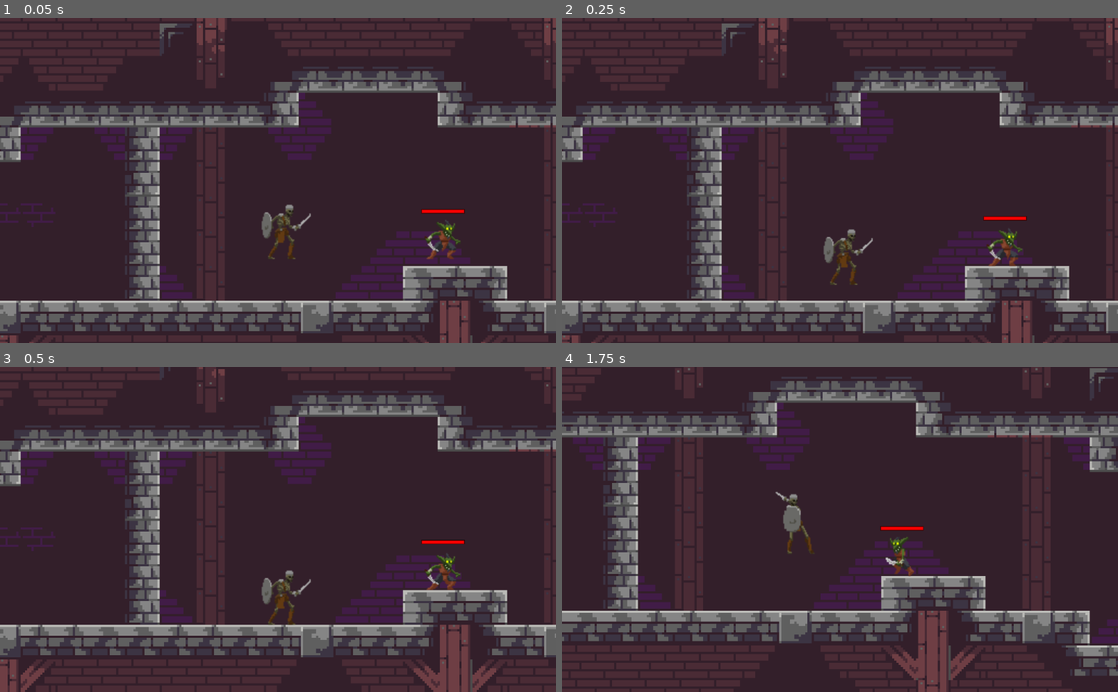
Above: before the commit, frames 1-4 (two rows, left to right).
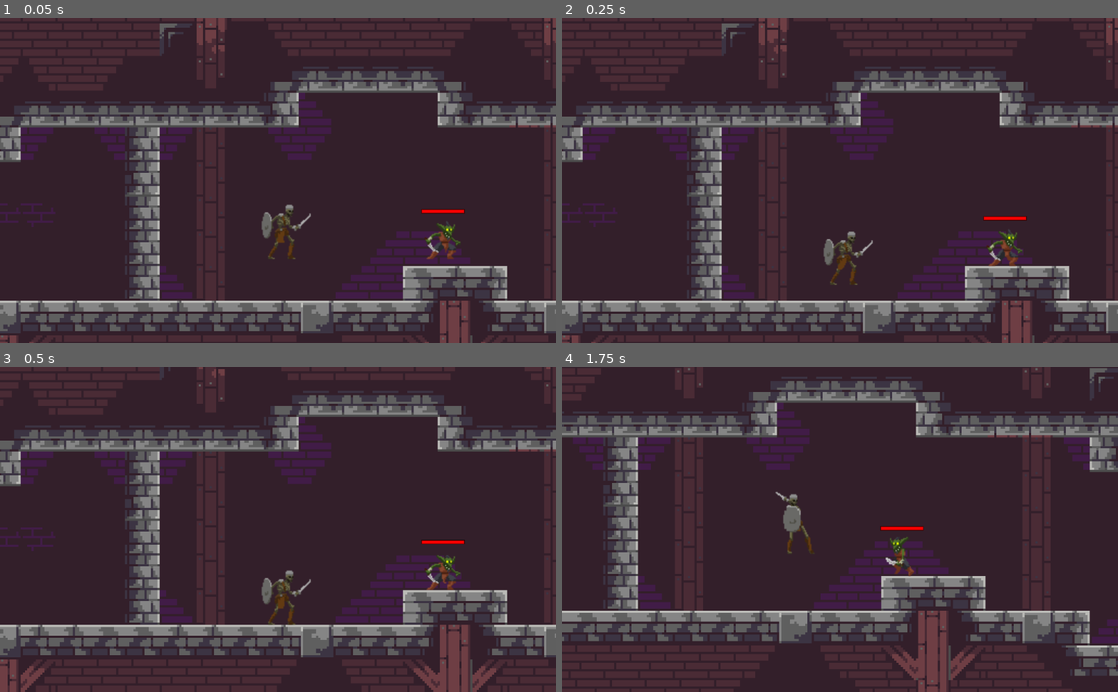
Above: after the commit, the same moments.

Repository: marcotmotta/rpg-godot
Game: Godot game, scene res://Map1.tscn
Same seed, same stepped clock (60 frames per second), same inputs: the game is played once before the commit and once after it.
Inputs:
- Up to frame 1 (0.05 s): no input
- Up to frame 2 (0.25 s): no input
- Up to frame 3 (0.5 s): no input
- Up to frame 4 (1.75 s): hold D (right) from 0.53 s (still down); tap Space (attack) at 0.6, 1.55 s; tap Up (up) at 0.77, 0.8, 1.07, 1.35, 1.52 s

The runs differ from the first frame. In frame 1, 0.1% of the frame differs, in the area x 49-83%, y 62-75%; in frame 2, 0.4%, in the area x 47-83%, y 64-78%; in frame 3, 0.1%; in frame 4, nothing differs.

Commit message:
Improving player actions.

Diff:
--- a/RPG/EnemyGoblin.tscn
+++ b/RPG/EnemyGoblin.tscn
@@ -27,164 +27,164 @@
 atlas = ExtResource( 1 )
 region = Rect2( 450, 0, 150, 150 )
 
+[sub_resource type="AtlasTexture" id=5]
+flags = 4
+atlas = ExtResource( 5 )
+region = Rect2( 0, 0, 150, 150 )
+
+[sub_resource type="AtlasTexture" id=6]
+flags = 4
+atlas = ExtResource( 5 )
+region = Rect2( 150, 0, 150, 150 )
+
+[sub_resource type="AtlasTexture" id=7]
+flags = 4
+atlas = ExtResource( 5 )
+region = Rect2( 300, 0, 150, 150 )
+
+[sub_resource type="AtlasTexture" id=8]
+flags = 4
+atlas = ExtResource( 5 )
+region = Rect2( 450, 0, 150, 150 )
+
+[sub_resource type="AtlasTexture" id=9]
+flags = 4
+atlas = ExtResource( 3 )
+region = Rect2( 0, 0, 150, 150 )
+
+[sub_resource type="AtlasTexture" id=10]
+flags = 4
+atlas = ExtResource( 3 )
+region = Rect2( 150, 0, 150, 150 )
+
+[sub_resource type="AtlasTexture" id=11]
+flags = 4
+atlas = ExtResource( 3 )
+region = Rect2( 300, 0, 150, 150 )
+
+[sub_resource type="AtlasTexture" id=12]
+flags = 4
+atlas = ExtResource( 3 )
+region = Rect2( 450, 0, 150, 150 )
+
+[sub_resource type="AtlasTexture" id=13]
+flags = 4
+atlas = ExtResource( 3 )
+region = Rect2( 600, 0, 150, 150 )
+
+[sub_resource type="AtlasTexture" id=14]
+flags = 4
+atlas = ExtResource( 3 )
+region = Rect2( 750, 0, 150, 150 )
+
+[sub_resource type="AtlasTexture" id=15]
+flags = 4
+atlas = ExtResource( 3 )
+region = Rect2( 900, 0, 150, 150 )
+
+[sub_resource type="AtlasTexture" id=16]
+flags = 4
+atlas = ExtResource( 3 )
+region = Rect2( 1050, 0, 150, 150 )
+
+[sub_resource type="AtlasTexture" id=17]
+flags = 4
+atlas = ExtResource( 4 )
+region = Rect2( 0, 0, 150, 150 )
+
+[sub_resource type="AtlasTexture" id=18]
+flags = 4
+atlas = ExtResource( 4 )
+region = Rect2( 150, 0, 150, 150 )
+
+[sub_resource type="AtlasTexture" id=19]
+flags = 4
+atlas = ExtResource( 4 )
+region = Rect2( 300, 0, 150, 150 )
+
+[sub_resource type="AtlasTexture" id=20]
+flags = 4
+atlas = ExtResource( 4 )
+region = Rect2( 450, 0, 150, 150 )
+
+[sub_resource type="AtlasTexture" id=21]
+flags = 4
+atlas = ExtResource( 6 )
+region = Rect2( 0, 0, 150, 150 )
+
+[sub_resource type="AtlasTexture" id=22]
+flags = 4
+atlas = ExtResource( 6 )
+region = Rect2( 150, 0, 150, 150 )
+
+[sub_resource type="AtlasTexture" id=23]
+flags = 4
+atlas = ExtResource( 6 )
+region = Rect2( 300, 0, 150, 150 )
+
+[sub_resource type="AtlasTexture" id=24]
+flags = 4
+atlas = ExtResource( 6 )
+region = Rect2( 450, 0, 150, 150 )
+
+[sub_resource type="AtlasTexture" id=25]
+flags = 4
+atlas = ExtResource( 6 )
+region = Rect2( 600, 0, 150, 150 )
+
+[sub_resource type="AtlasTexture" id=26]
+flags = 4
+atlas = ExtResource( 6 )
+region = Rect2( 750, 0, 150, 150 )
+
 [sub_resource type="AtlasTexture" id=27]
 flags = 4
-atlas = ExtResource( 3 )
-region = Rect2( 0, 0, 150, 150 )
+atlas = ExtResource( 6 )
+region = Rect2( 900, 0, 150, 150 )
 
 [sub_resource type="AtlasTexture" id=28]
 flags = 4
-atlas = ExtResource( 3 )
-region = Rect2( 150, 0, 150, 150 )
-
-[sub_resource type="AtlasTexture" id=29]
-flags = 4
-atlas = ExtResource( 3 )
-region = Rect2( 300, 0, 150, 150 )
-
-[sub_resource type="AtlasTexture" id=30]
-flags = 4
-atlas = ExtResource( 3 )
-region = Rect2( 450, 0, 150, 150 )
-
-[sub_resource type="AtlasTexture" id=31]
-flags = 4
-atlas = ExtResource( 3 )
-region = Rect2( 600, 0, 150, 150 )
-
-[sub_resource type="AtlasTexture" id=32]
-flags = 4
-atlas = ExtResource( 3 )
-region = Rect2( 750, 0, 150, 150 )
-
-[sub_resource type="AtlasTexture" id=33]
-flags = 4
-atlas = ExtResource( 3 )
-region = Rect2( 900, 0, 150, 150 )
-
-[sub_resource type="AtlasTexture" id=34]
-flags = 4
-atlas = ExtResource( 3 )
+atlas = ExtResource( 6 )
 region = Rect2( 1050, 0, 150, 150 )
 
-[sub_resource type="AtlasTexture" id=19]
-flags = 4
-atlas = ExtResource( 5 )
-region = Rect2( 0, 0, 150, 150 )
-
-[sub_resource type="AtlasTexture" id=20]
-flags = 4
-atlas = ExtResource( 5 )
-region = Rect2( 150, 0, 150, 150 )
-
-[sub_resource type="AtlasTexture" id=21]
-flags = 4
-atlas = ExtResource( 5 )
-region = Rect2( 300, 0, 150, 150 )
-
-[sub_resource type="AtlasTexture" id=22]
-flags = 4
-atlas = ExtResource( 5 )
-region = Rect2( 450, 0, 150, 150 )
-
-[sub_resource type="AtlasTexture" id=23]
-flags = 4
-atlas = ExtResource( 4 )
-region = Rect2( 0, 0, 150, 150 )
-
-[sub_resource type="AtlasTexture" id=24]
-flags = 4
-atlas = ExtResource( 4 )
-region = Rect2( 150, 0, 150, 150 )
-
-[sub_resource type="AtlasTexture" id=25]
-flags = 4
-atlas = ExtResource( 4 )
-region = Rect2( 300, 0, 150, 150 )
-
-[sub_resource type="AtlasTexture" id=26]
-flags = 4
-atlas = ExtResource( 4 )
-region = Rect2( 450, 0, 150, 150 )
-
-[sub_resource type="AtlasTexture" id=5]
-flags = 4
-atlas = ExtResource( 6 )
-region = Rect2( 900, 0, 150, 150 )
-
-[sub_resource type="AtlasTexture" id=6]
-flags = 4
-atlas = ExtResource( 6 )
-region = Rect2( 1050, 0, 150, 150 )
-
-[sub_resource type="AtlasTexture" id=7]
-flags = 4
-atlas = ExtResource( 6 )
-region = Rect2( 0, 0, 150, 150 )
-
-[sub_resource type="AtlasTexture" id=8]
-flags = 4
-atlas = ExtResource( 6 )
-region = Rect2( 150, 0, 150, 150 )
-
-[sub_resource type="AtlasTexture" id=9]
-flags = 4
-atlas = ExtResource( 6 )
-region = Rect2( 300, 0, 150, 150 )
-
-[sub_resource type="AtlasTexture" id=10]
-flags = 4
-atlas = ExtResource( 6 )
-region = Rect2( 450, 0, 150, 150 )
-
-[sub_resource type="AtlasTexture" id=11]
-flags = 4
-atlas = ExtResource( 6 )
-region = Rect2( 600, 0, 150, 150 )
-
-[sub_resource type="AtlasTexture" id=12]
-flags = 4
-atlas = ExtResource( 6 )
-region = Rect2( 750, 0, 150, 150 )
-
-[sub_resource type="SpriteFrames" id=13]
+[sub_resource type="SpriteFrames" id=29]
 animations = [ {
 "frames": [ SubResource( 1 ), SubResource( 2 ), SubResource( 3 ), SubResource( 4 ) ],
 "loop": true,
 "name": "idle",
 "speed": 5.0
 }, {
-"frames": [ SubResource( 27 ), SubResource( 28 ), SubResource( 29 ), SubResource( 30 ), SubResource( 31 ), SubResource( 32 ), SubResource( 33 ), SubResource( 34 ) ],
-"loop": true,
-"name": "run",
-"speed": 10.0
-}, {
-"frames": [ SubResource( 19 ), SubResource( 20 ), SubResource( 21 ), SubResource( 22 ) ],
+"frames": [ SubResource( 5 ), SubResource( 6 ), SubResource( 7 ), SubResource( 8 ) ],
 "loop": false,
 "name": "death",
 "speed": 5.0
 }, {
-"frames": [ SubResource( 23 ), SubResource( 24 ), SubResource( 25 ), SubResource( 26 ) ],
+"frames": [ SubResource( 9 ), SubResource( 10 ), SubResource( 11 ), SubResource( 12 ), SubResource( 13 ), SubResource( 14 ), SubResource( 15 ), SubResource( 16 ) ],
+"loop": true,
+"name": "run",
+"speed": 10.0
+}, {
+"frames": [ SubResource( 17 ), SubResource( 18 ), SubResource( 19 ), SubResource( 20 ) ],
 "loop": false,
 "name": "hurt",
 "speed": 8.0
 }, {
-"frames": [ SubResource( 5 ), SubResource( 6 ) ],
+"frames": [ SubResource( 21 ), SubResource( 22 ), SubResource( 23 ), SubResource( 24 ), SubResource( 25 ), SubResource( 26 ) ],
+"loop": true,
+"name": "attack_step_1",
+"speed": 10.0
+}, {
+"frames": [ SubResource( 27 ), SubResource( 28 ) ],
 "loop": true,
 "name": "attack_step_2",
 "speed": 10.0
-}, {
-"frames": [ SubResource( 7 ), SubResource( 8 ), SubResource( 9 ), SubResource( 10 ), SubResource( 11 ), SubResource( 12 ) ],
-"loop": true,
-"name": "attack_step_1",
-"speed": 10.0
 } ]
 
-[sub_resource type="CapsuleShape2D" id=35]
+[sub_resource type="CapsuleShape2D" id=30]
 radius = 12.9429
 height = 5.61666
 
-[sub_resource type="StyleBoxFlat" id=14]
+[sub_resource type="StyleBoxFlat" id=31]
 bg_color = Color( 1, 0, 0, 1 )
 border_width_left = 1
 border_width_top = 1
@@ -219,21 +219,22 @@
 script = ExtResource( 2 )
 
 [node name="AnimatedSprite" type="AnimatedSprite" parent="."]
-frames = SubResource( 13 )
+frames = SubResource( 29 )
 animation = "idle"
+frame = 1
 playing = true
 
 [node name="CollisionShape2D" type="CollisionShape2D" parent="."]
 position = Vector2( -0.0277252, 10.4842 )
-shape = SubResource( 35 )
+shape = SubResource( 30 )
 
 [node name="HealthBar" type="ProgressBar" parent="."]
 margin_left = -20.0
 margin_top = -20.0
 margin_right = 20.0
 margin_bottom = -16.0
-custom_styles/fg = SubResource( 14 )
-custom_styles/bg = SubResource( 15 )
+custom_styles/fg = SubResource( 31 )
+custom_styles/bg = SubResource( 32 )
 value = 100.0
 percent_visible = false
 __meta__ = {
--- a/RPG/Player.tscn
+++ b/RPG/Player.tscn
@@ -47,22 +47,22 @@
 
 [sub_resource type="AtlasTexture" id=8]
 flags = 4
-atlas = ExtResource( 7 )
+atlas = ExtResource( 8 )
 region = Rect2( 0, 0, 150, 150 )
 
 [sub_resource type="AtlasTexture" id=9]
 flags = 4
-atlas = ExtResource( 7 )
+atlas = ExtResource( 8 )
 region = Rect2( 150, 0, 150, 150 )
 
 [sub_resource type="AtlasTexture" id=10]
 flags = 4
-atlas = ExtResource( 7 )
+atlas = ExtResource( 8 )
 region = Rect2( 300, 0, 150, 150 )
 
 [sub_resource type="AtlasTexture" id=11]
 flags = 4
-atlas = ExtResource( 7 )
+atlas = ExtResource( 8 )
 region = Rect2( 450, 0, 150, 150 )
 
 [sub_resource type="AtlasTexture" id=12]
@@ -97,45 +97,45 @@
 
 [sub_resource type="AtlasTexture" id=18]
 flags = 4
-atlas = ExtResource( 8 )
+atlas = ExtResource( 7 )
 region = Rect2( 0, 0, 150, 150 )
 
 [sub_resource type="AtlasTexture" id=19]
 flags = 4
-atlas = ExtResource( 8 )
+atlas = ExtResource( 7 )
 region = Rect2( 150, 0, 150, 150 )
 
 [sub_resource type="AtlasTexture" id=20]
 flags = 4
-atlas = ExtResource( 8 )
+atlas = ExtResource( 7 )
 region = Rect2( 300, 0, 150, 150 )
 
 [sub_resource type="AtlasTexture" id=21]
 flags = 4
-atlas = ExtResource( 8 )
-region = Rect2( 450, 0, 150, 150 )
+atlas = ExtResource( 7 )
+region = Rect2( 450, 0, 150, 150 )
+
+[sub_resource type="AtlasTexture" id=22]
+flags = 4
+atlas = ExtResource( 9 )
+region = Rect2( 0, 0, 150, 150 )
+
+[sub_resource type="AtlasTexture" id=23]
+flags = 4
+atlas = ExtResource( 9 )
+region = Rect2( 150, 0, 150, 150 )
+
+[sub_resource type="AtlasTexture" id=24]
+flags = 4
+atlas = ExtResource( 9 )
+region = Rect2( 300, 0, 150, 150 )
 
 [sub_resource type="AtlasTexture" id=25]
 flags = 4
 atlas = ExtResource( 9 )
-region = Rect2( 0, 0, 150, 150 )
-
-[sub_resource type="AtlasTexture" id=26]
-flags = 4
-atlas = ExtResource( 9 )
-region = Rect2( 150, 0, 150, 150 )
-
-[sub_resource type="AtlasTexture" id=27]
-flags = 4
-atlas = ExtResource( 9 )
-region = Rect2( 300, 0, 150, 150 )
-
-[sub_resource type="AtlasTexture" id=28]
-flags = 4
-atlas = ExtResource( 9 )
-region = Rect2( 450, 0, 150, 150 )
-
-[sub_resource type="SpriteFrames" id=22]
+region = Rect2( 450, 0, 150, 150 )
+
+[sub_resource type="SpriteFrames" id=26]
 animations = [ {
 "frames": [ SubResource( 1 ), SubResource( 2 ), SubResource( 3 ), SubResource( 4 ) ],
 "loop": true,
@@ -148,36 +148,36 @@
 "speed": 10.0
 }, {
 "frames": [ SubResource( 8 ), SubResource( 9 ), SubResource( 10 ), SubResource( 11 ) ],
-"loop": true,
-"name": "block",
-"speed": 5.0
-}, {
-"frames": [ SubResource( 12 ), SubResource( 13 ), SubResource( 14 ), SubResource( 15 ) ],
-"loop": true,
-"name": "run",
-"speed": 10.0
-}, {
-"frames": [ SubResource( 16 ), SubResource( 17 ) ],
-"loop": true,
-"name": "attack_step_02",
-"speed": 10.0
-}, {
-"frames": [ SubResource( 18 ), SubResource( 19 ), SubResource( 20 ), SubResource( 21 ) ],
 "loop": false,
 "name": "death",
 "speed": 5.0
 }, {
-"frames": [ SubResource( 25 ), SubResource( 26 ), SubResource( 27 ), SubResource( 28 ) ],
+"frames": [ SubResource( 12 ), SubResource( 13 ), SubResource( 14 ), SubResource( 15 ) ],
+"loop": true,
+"name": "run",
+"speed": 10.0
+}, {
+"frames": [ SubResource( 16 ), SubResource( 17 ) ],
+"loop": true,
+"name": "attack_step_02",
+"speed": 10.0
+}, {
+"frames": [ SubResource( 18 ), SubResource( 19 ), SubResource( 20 ), SubResource( 21 ) ],
+"loop": true,
+"name": "block",
+"speed": 5.0
+}, {
+"frames": [ SubResource( 22 ), SubResource( 23 ), SubResource( 24 ), SubResource( 25 ) ],
 "loop": false,
 "name": "hurt",
 "speed": 8.0
 } ]
 
-[sub_resource type="CapsuleShape2D" id=23]
+[sub_resource type="CapsuleShape2D" id=27]
 radius = 14.0
 height = 24.0
 
-[sub_resource type="CircleShape2D" id=24]
+[sub_resource type="CircleShape2D" id=28]
 radius = 26.0
 
 [node name="Player" type="KinematicBody2D" groups=[
@@ -187,15 +187,15 @@
 script = ExtResource( 2 )
 
 [node name="AnimatedSprite" type="AnimatedSprite" parent="."]
-frames = SubResource( 22 )
+frames = SubResource( 26 )
 animation = "idle"
-frame = 3
+frame = 1
 playing = true
 
 [node name="CollisionShape2D" type="CollisionShape2D" parent="." groups=[
 "Player",
 ]]
-shape = SubResource( 23 )
+shape = SubResource( 27 )
 
 [node name="Camera2D" type="Camera2D" parent="."]
 visible = false
--- a/RPG/scripts/enemy_goblin.gd
+++ b/RPG/scripts/enemy_goblin.gd
@@ -130,5 +130,5 @@
 		$AnimatedSprite.play("idle")
 
 func _on_AttackDamage_body_entered(body):
-	if(body.is_in_group('Player')):
-		body.take_damage(damage)
+	if body.is_in_group('Player'):
+		body.take_damage(damage, $AnimatedSprite.flip_h)
--- a/RPG/scripts/player.gd
+++ b/RPG/scripts/player.gd
@@ -36,21 +36,26 @@
 
 		if attack:
 			attacking = true
+			blocking = false
 			$AnimatedSprite.play("attack_step_01")
 
 		else:
-			if block:
+			blocking = block
+
+			if blocking:
 				$AnimatedSprite.play("block")
-				blocking  = true
+
 			else:
 				if jump and is_on_floor():
 					velocity.y = jump_speed
 					jumping = true
+
 				if right or left:
 					velocity.x += facing * run_speed
 					$AnimatedSprite.set_flip_h(facing < 0)
 					$AttackRange/CollisionShape2D.position.x = facing * abs($AttackRange/CollisionShape2D.position.x)
 					$AnimatedSprite.play("run")
+
 				else:
 					$AnimatedSprite.play("idle")
 
@@ -72,14 +77,15 @@
 	if was_grounded == null || is_grounded != was_grounded:
 		emit_signal("grounded_updated", is_grounded)
 
-func take_damage(dmg):
-	if !blocking:
+func take_damage(dmg, enemy_direction):
+	if !blocking or $AnimatedSprite.flip_h == enemy_direction:
 		health -= dmg
 
 		if health > 0:
 			$AnimatedSprite.play("hurt")
 			taking_damage = true
 			attacking = false
+			blocking = false
 
 		else:
 			$AnimatedSprite.play("death")
@@ -100,5 +106,5 @@
 		taking_damage = false
 
 func _on_AttackRange_body_entered(body):
-	if(body.is_in_group('Enemies')):
+	if body.is_in_group('Enemies'):
 		body.take_damage(damage)
Not shown: 3 places in RPG/EnemyGoblin.tscn that only renumber resources
Not shown: 1 places in RPG/Player.tscn that only renumber resources
Not shown, added: RPG/assets/Player/Attack.png.import
Not shown, added: RPG/assets/Player/Death.png.import
Not shown, added: RPG/assets/Player/Idle.png.import
Not shown, added: RPG/assets/Player/Shield.png.import
Not shown, added: RPG/assets/Player/Take Hit.png.import
Not shown, added: RPG/assets/Player/Walk.png.import
